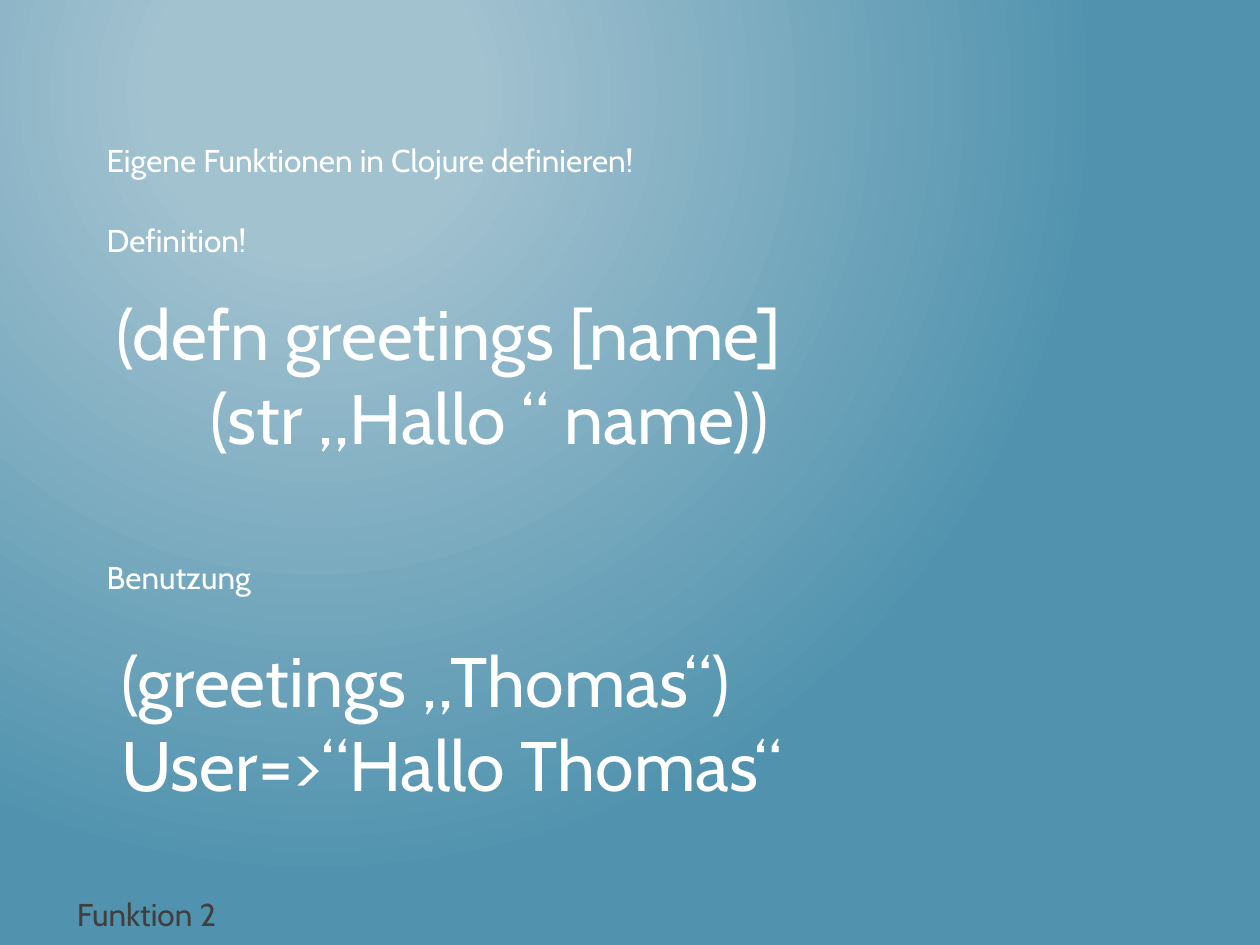
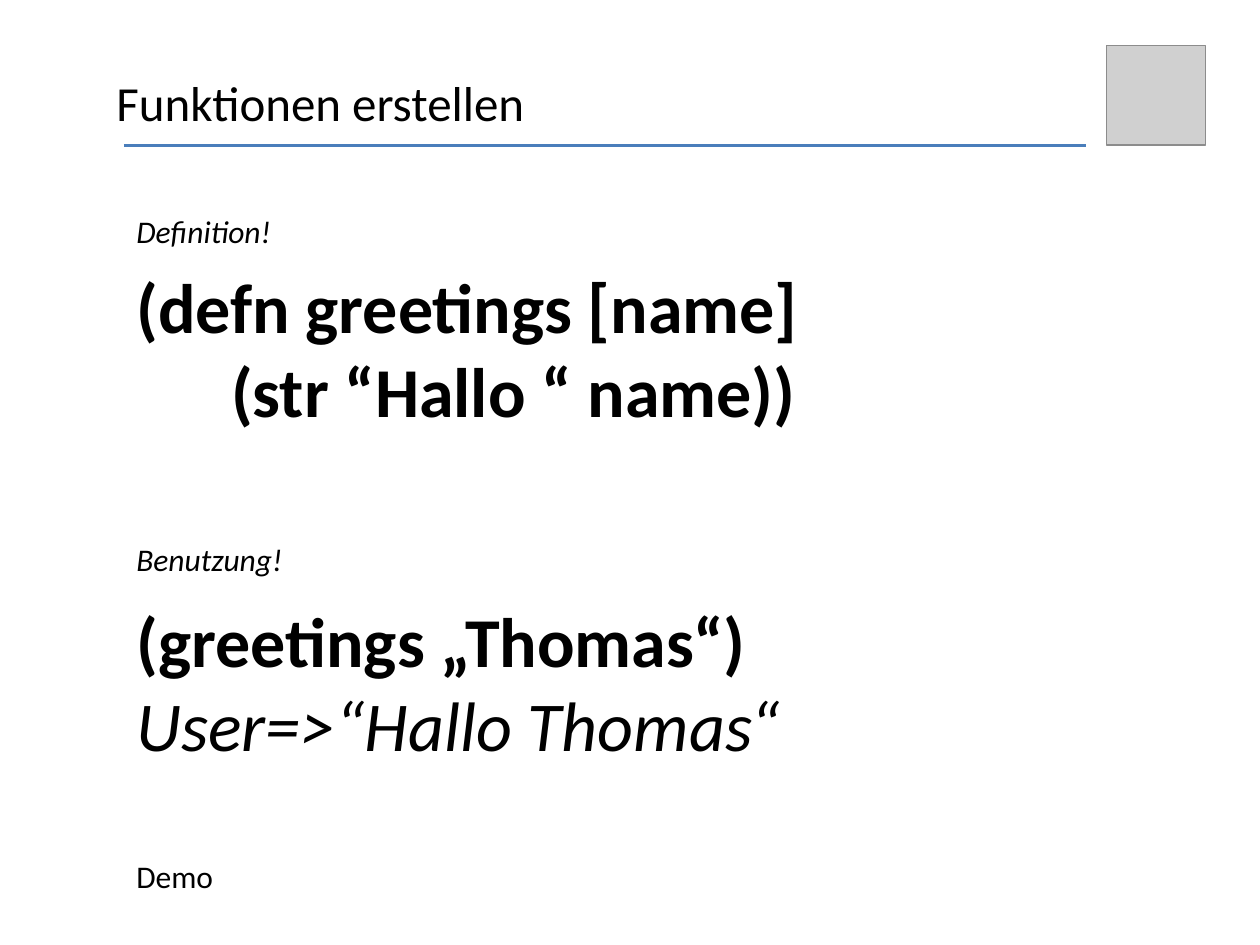
Before and after one commit to thomasschulte/ClojureUsergroupDemo, a slide deck: slide 8 of Clojure Vortrag .NET User Group.pptx (slide 10 before the commit). Drawn at 1260x945 pixels with LibreOffice and Linux fonts; fonts in the diff are those of the drawing; grey boxes stand for pictures. Boxes give left, top, right and bottom in pixels: in the first picture for what was removed or moved away, otherwise in the second. Text is boxed around its words. In the diff, an @@ line names an element or a change of style, - is before the commit and + after.

```diff
--- a/Clojure Vortrag .NET User Group.pptx
+++ b/Clojure Vortrag .NET User Group.pptx
@@ background gradient #A3C3D1 to #5194AF to #FFFFFF @@
@@ picture added at <box>1106,45,1206,145</box> @@
@@ text added at <box>116,87,524,122</box>, 28 pt, text #000000 @@
+Funktionen erstellen
@@ text removed at <box>107,148,633,179</box> @@
-Eigene Funktionen in Clojure definieren!
@@ line added from (123, 145) to (1086, 145), #4B7EBC 1.75 pt @@
@@ text "Definition!": place and size @@
-text "Definition!" at <box>107,228,247,252</box>
+text "Definition!" at <box>136,221,271,247</box>
@@ text "Definition!" at <box>136,221,271,247</box>: font Cabin to Calibri, text colour #FFFFFF to #000000, italic on @@
@@ text "(defn greetings [name]": place and size @@
-text "(defn greetings [name]" at <box>116,307,781,454</box>
+text "(defn greetings [name]" at <box>136,281,797,428</box>
@@ text at <box>136,281,797,345</box>: font Cabin to Calibri, text colour #FFFFFF to #000000, bold on in "(defn greetings [name]" @@
@@ text at <box>231,365,796,428</box>: text changed; font Cabin to Calibri; text colour #FFFFFF to #000000; bold on @@
-(str „Hallo “ name))
+(str “Hallo “ name))
@@ text at <box>136,549,282,577</box>: text changed; font Cabin to Calibri; text colour #FFFFFF to #000000; italic on @@
-Benutzung
+Benutzung!
@@ text "(greetings „Thomas“)": place and size @@
-text "(greetings „Thomas“)" at <box>121,654,782,792</box>
+text "(greetings „Thomas“)" at <box>136,615,780,752</box>
@@ text "(greetings „Thomas“)" at <box>136,615,780,752</box>: font Cabin to Calibri, text colour #FFFFFF to #000000; bold on in "(greetings „Thomas“)"; italic on in "User=>“Hallo Thomas“" @@
@@ text added at <box>136,867,213,889</box>, 18 pt, text #000000 @@
+Demo
@@ text removed at <box>77,902,217,926</box> @@
-Funktion 2
```
Also in this commit, not shown: 33 other slides changed, 5 slides added, 10 slides removed.
